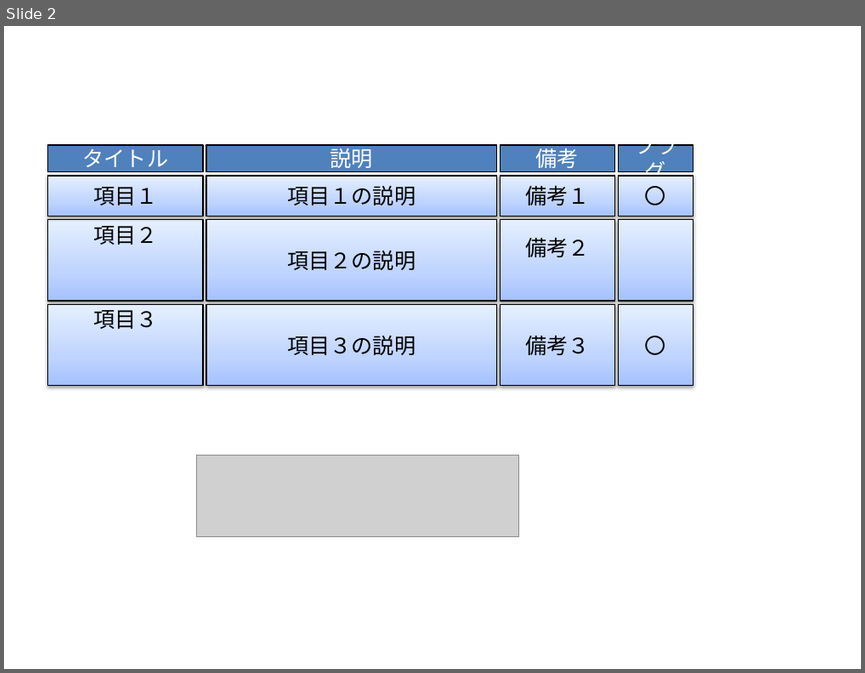
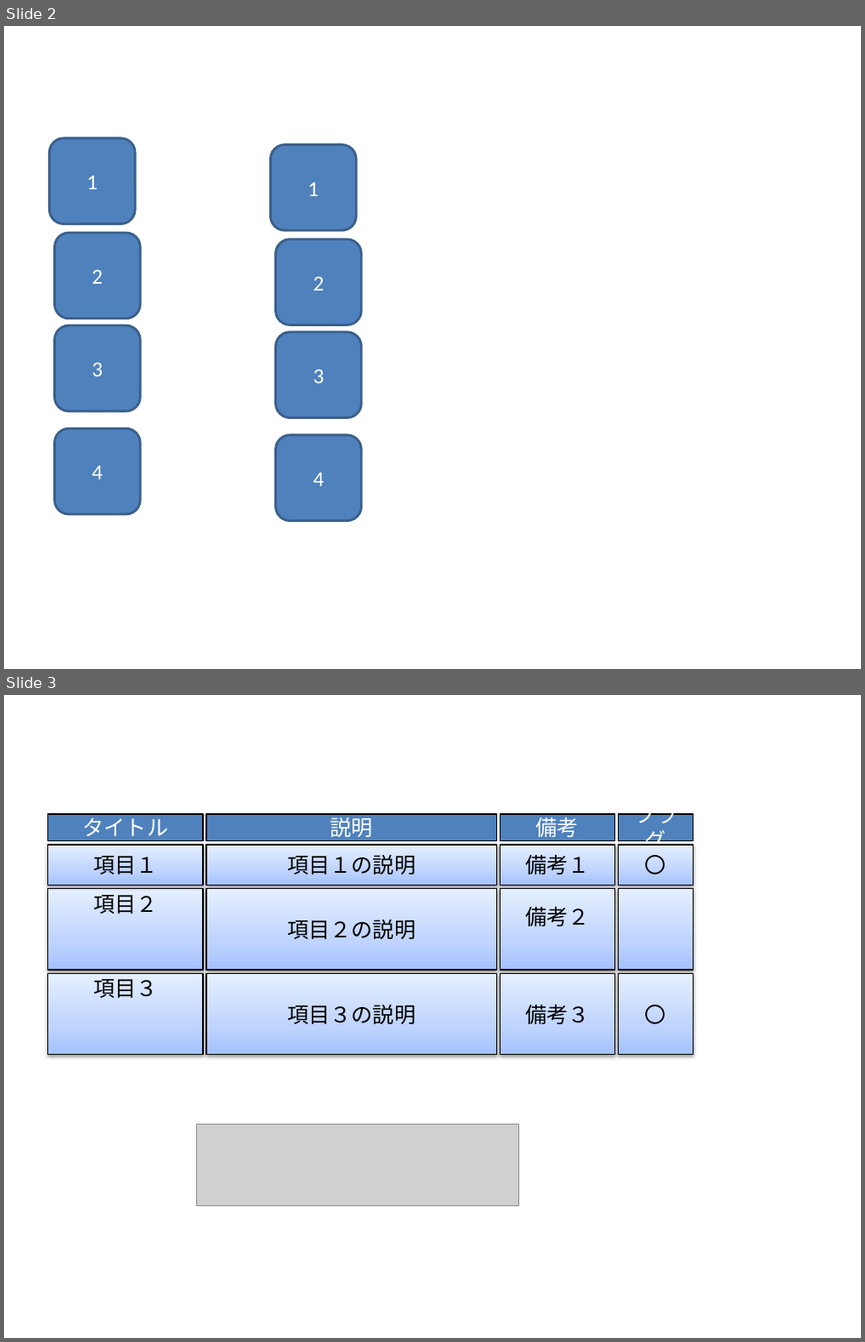
Before and after one commit to koichiro-git/extools, a slide deck: bin/ExTools4ppt.pptm. Shown one above the other, each under a label of ours: slide 2 before the commit, slides 2 and 3 after it. The pictures are 865x673 and 865x1342 pixels, drawn with LibreOffice and Linux fonts; fonts in the diff are those of the drawing; grey boxes stand for pictures. Boxes give left, top, right and bottom in pixels: in the first picture for what was removed or moved away, otherwise in the second. Text is boxed around its words. In the diff, an @@ line names an element or a change of style, - is before the commit and + after.

```diff
--- a/bin/ExTools4ppt.pptm
+++ b/bin/ExTools4ppt.pptm
@@ slide 2 added at [4,26,861,669], background #FFFFFF @@
@@ rounded rectangle added at [270,144,356,230], fill #4F81BD, outline #3A5F8C 2 pt, 18 pt, text #FFFFFF @@
+1
@@ rounded rectangle added at [276,239,361,325], fill #4F81BD, outline #3A5F8C 2 pt, 18 pt, text #FFFFFF @@
+2
@@ rounded rectangle added at [276,332,361,418], fill #4F81BD, outline #3A5F8C 2 pt, 18 pt, text #FFFFFF @@
+3
@@ group added at [49,138,140,514]: 4 rounded rectangles @@
+1
+2
+3
+4
@@ rounded rectangle added at [276,435,361,521], fill #4F81BD, outline #3A5F8C 2 pt, 18 pt, text #FFFFFF @@
+4
@@ what was slide 2 is now slide 3 @@
```
Also in this commit, not shown: 2 slides changed, 2 slides removed, 21 other files.
